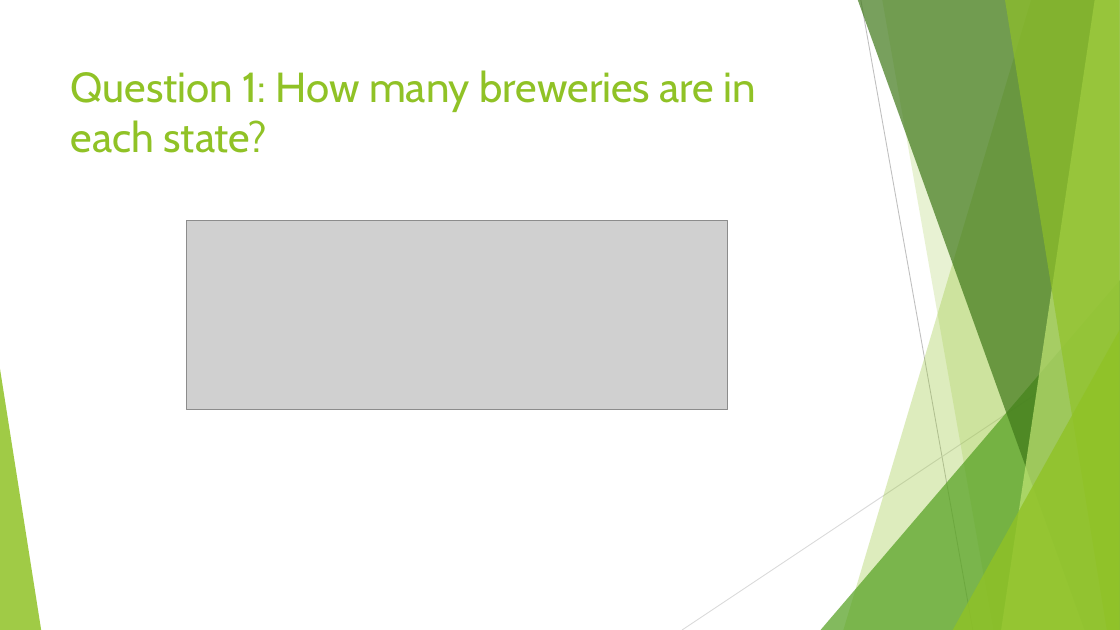
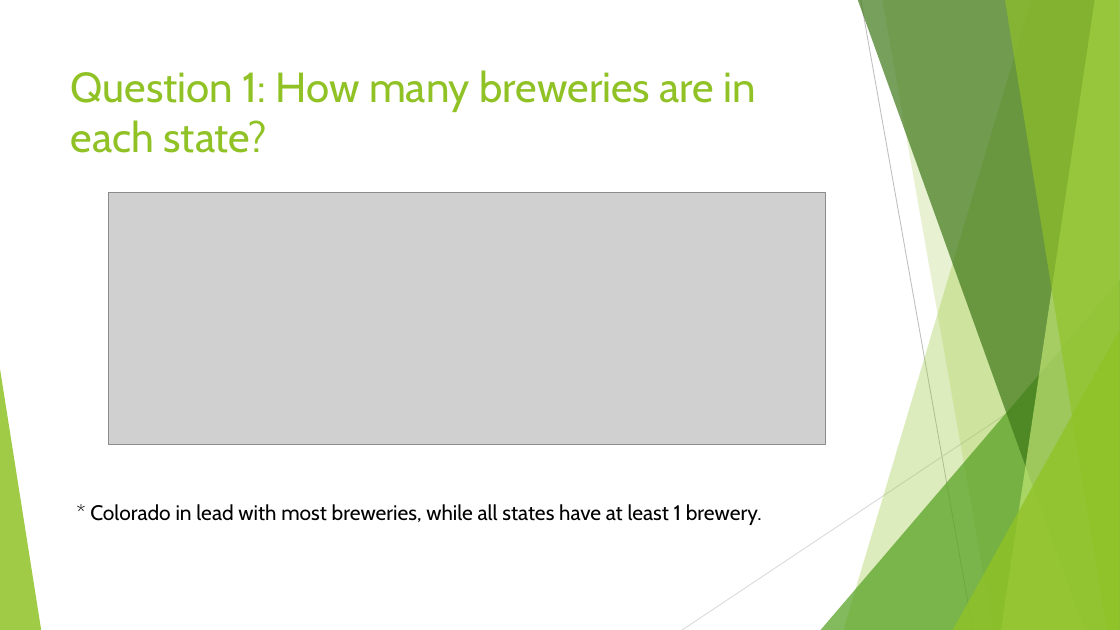
Before and after one commit to vazquezs123/DATA_SCIENCE_CS01, a slide deck: slide 8 of Breweries and Beer Study.pptx. Drawn at 1120x630 pixels with LibreOffice and Linux fonts; fonts in the diff are those of the drawing; grey boxes stand for pictures. Boxes give left, top, right and bottom in pixels: in the first picture for what was removed or moved away, otherwise in the second. Text is boxed around its words. In the diff, an @@ line names an element or a change of style, - is before the commit and + after.

```diff
--- a/Breweries and Beer Study.pptx
+++ b/Breweries and Beer Study.pptx
@@ picture: place and size @@
-picture at [187, 220, 728, 410]
+picture at [108, 192, 826, 444]
@@ text added at [90, 504, 762, 525], 18 pt, text #000000 @@
+* Colorado in lead with most breweries, while all states have at least 1 brewery.
```
Also in this commit, not shown: 6 other slides changed, 1 slide added, 1 slide removed, 1 other file.
